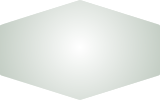
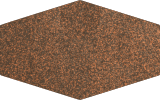
Layered file, before and after one edit (160x100). Changes by layer:
hid "hover" over [0, 0, 160, 100]
showed group "ground" (4 layers) over [0, 0, 160, 100]
added layer "Warstwa. kopia" (addition, 47%) in group "ground" over [0, 0, 160, 100]
"Wklejona warstwa": blend normal → addition, painted on it over [0, 0, 160, 100]
"Warstwa": blend color → normal, painted on it over [0, 0, 160, 100]
